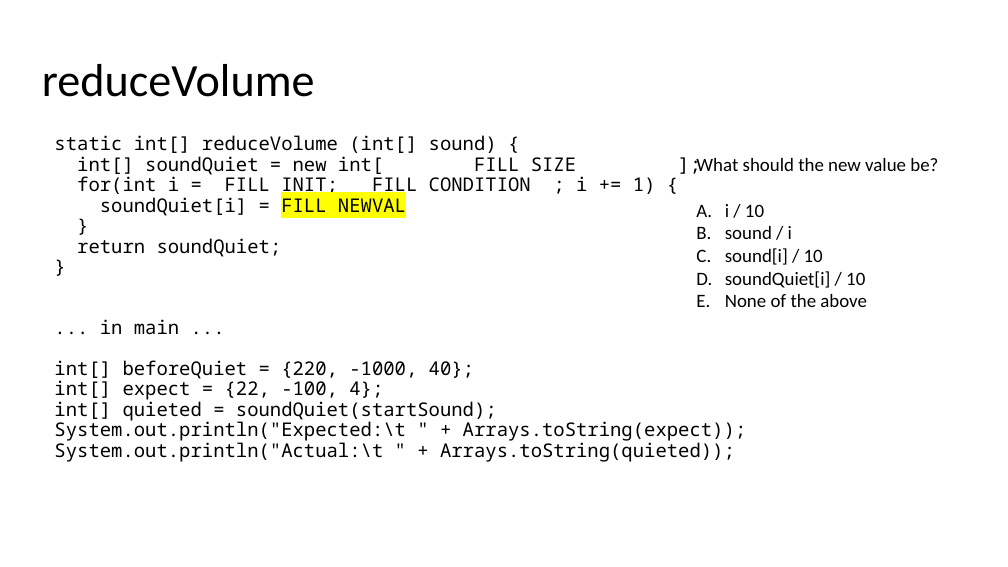
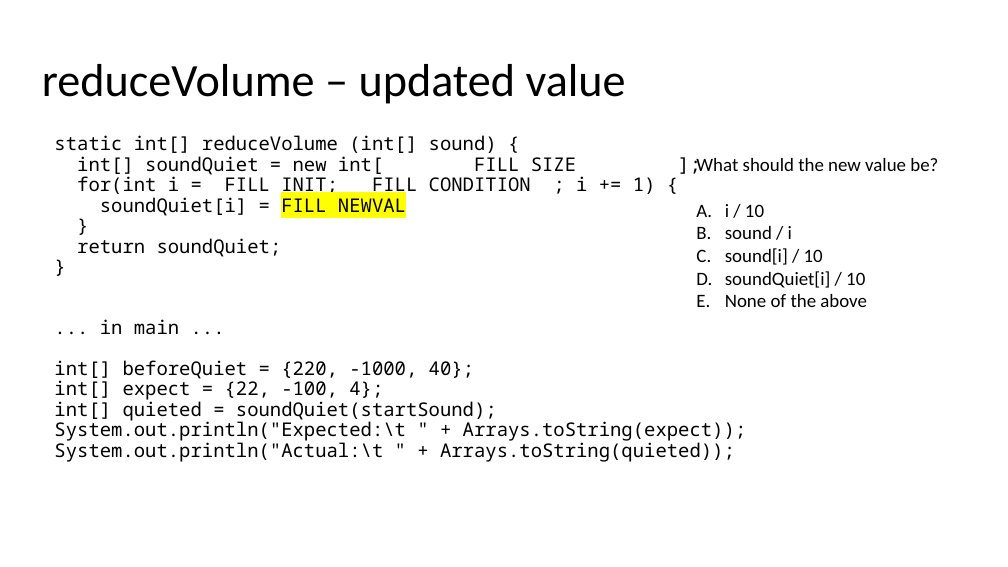
Before and after one commit to catherinefxia/ucsd-cse8a-w20.github.io, a slide deck: slide 13 of lectures/CSE8AW20-02-11-Lec11-Arrays-Loops-Practice/CSE8AW20-02-11-Lec11-Java-Arrays-Loops-Practice.pptx. Drawn at 1008x567 pixels with LibreOffice and Linux fonts; fonts in the diff are those of the drawing. Boxes give left, top, right and bottom in pixels: in the first picture for what was removed or moved away, otherwise in the second. Text is boxed around its words. In the diff, an @@ line names an element or a change of style, - is before the commit and + after.

```diff
--- a/lectures/CSE8AW20-02-11-Lec11-Arrays-Loops-Practice/CSE8AW20-02-11-Lec11-Java-Arrays-Loops-Practice.pptx
+++ b/lectures/CSE8AW20-02-11-Lec11-Arrays-Loops-Practice/CSE8AW20-02-11-Lec11-Java-Arrays-Loops-Practice.pptx
@@ title at <box>42,64,626,104</box>: text changed @@
-reduceVolume
+reduceVolume – updated value
```
Also in this commit, not shown: 5 other slides changed.
